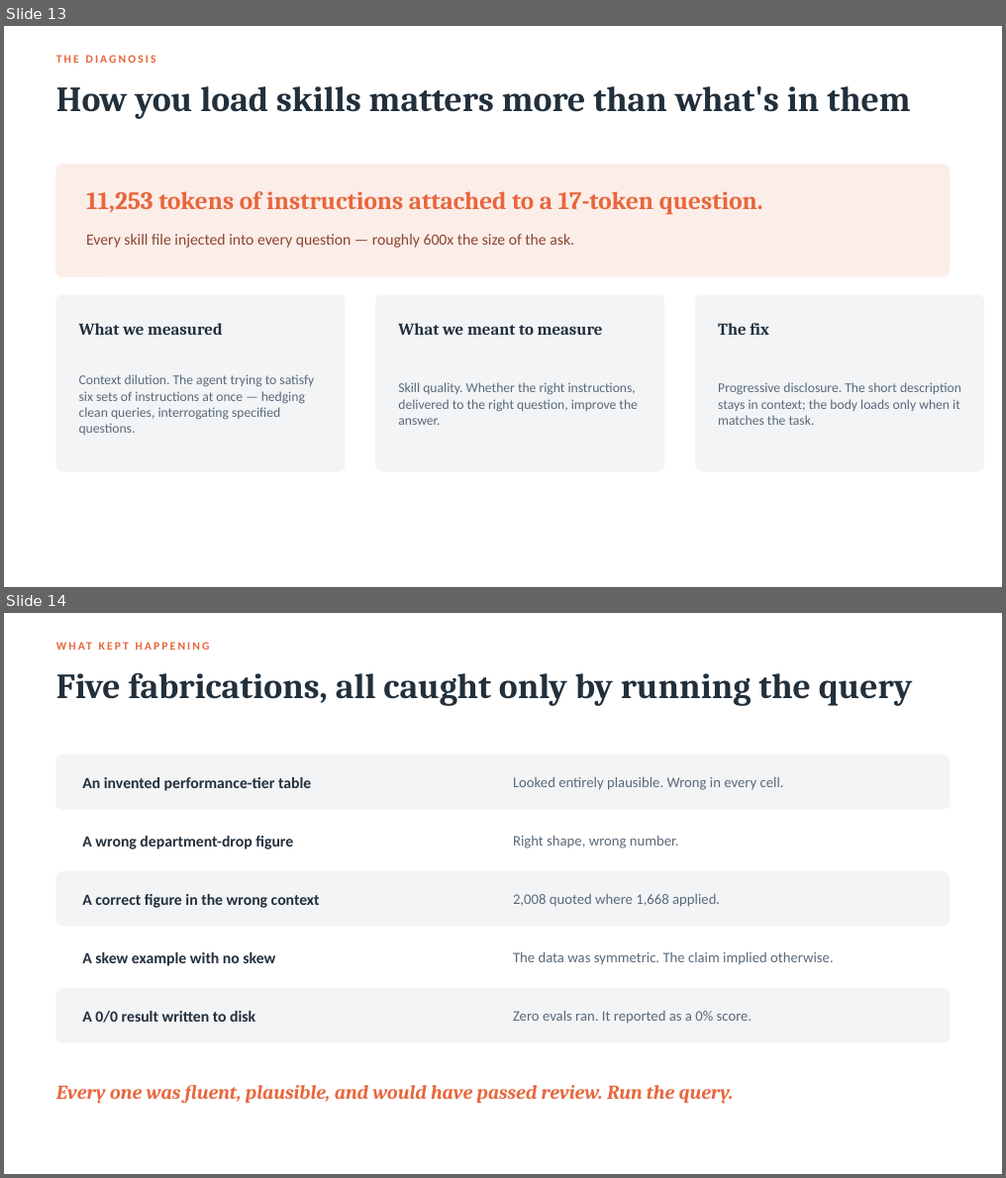
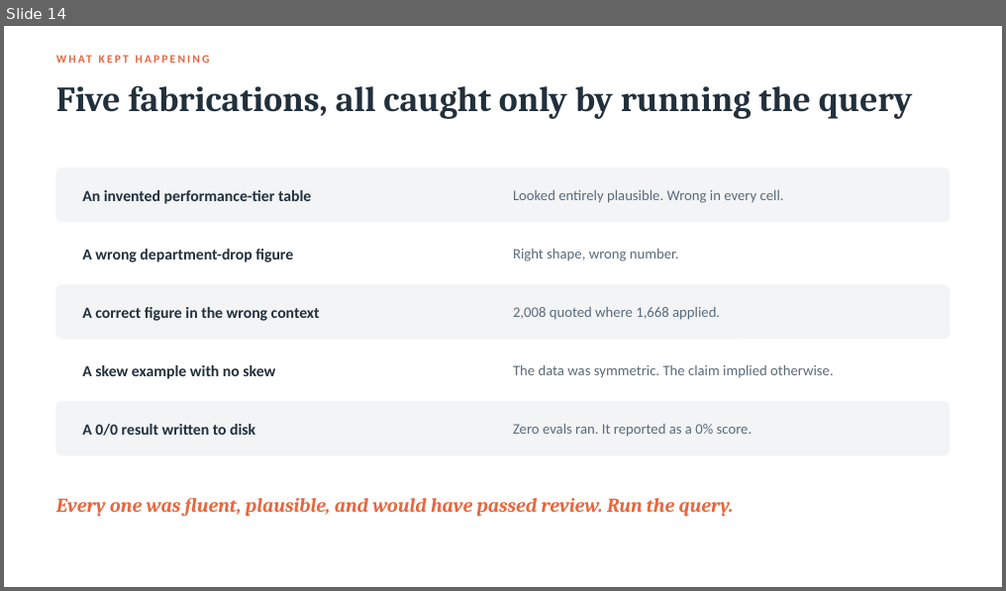
Before and after one commit to RobStilson/analytics-skills, a slide deck: vibe-analytics-workshop.pptx. Shown one above the other, each under a label of ours: slides 13 and 14 before the commit, slide 14 after it. The pictures are 1006x1178 and 1006x591 pixels, drawn with LibreOffice and Linux fonts; fonts in the diff are those of the drawing. Boxes give left, top, right and bottom in pixels: in the first picture for what was removed or moved away, otherwise in the second. Text is boxed around its words. In the diff, an @@ line names an element or a change of style, - is before the commit and + after.

Commit message:
Parallelize eval runner; fix per-slice skill loading; update handoff
The runner was injecting all six SKILL.md bodies into every question
(11,253 tokens against a 17-token ask), which measured context dilution
rather than skill quality. Skills mode now loads only the skill under
test per slice; --load-all preserves the old all-skills behavior since
that contrast is itself a finding. Adds --workers and --max-turns.

```diff
--- a/vibe-analytics-workshop.pptx
+++ b/vibe-analytics-workshop.pptx
@@ slide 13 removed at (4, 26, 1002, 587), background #FFFFFF @@
@@ text removed at (56, 55, 156, 63) @@
-THE DIAGNOSIS
@@ text removed at (56, 86, 910, 119) @@
-How you load skills matters more than what's in them
@@ rounded rectangle removed at (56, 165, 949, 276) @@
@@ text removed at (86, 191, 763, 215) @@
-11,253 tokens of instructions attached to a 17-token question.
@@ text removed at (86, 234, 574, 248) @@
-Every skill file injected into every question — roughly 600x the size of the ask.
@@ rounded rectangle removed at (56, 295, 345, 472) @@
@@ rounded rectangle removed at (376, 295, 664, 472) @@
@@ rounded rectangle removed at (696, 295, 984, 472) @@
@@ text removed at (79, 323, 222, 335) @@
-What we measured
@@ text removed at (398, 323, 603, 335) @@
-What we meant to measure
@@ text removed at (718, 323, 769, 335) @@
-The fix
@@ text removed at (79, 374, 314, 435) @@
-Context dilution. The agent trying to satisfy six sets of instructions at once — hedging clean queries, interrogating specified questions.
@@ text removed at (398, 382, 637, 425) @@
-Skill quality. Whether the right instructions, delivered to the right question, improve the answer.
@@ text removed at (718, 382, 961, 425) @@
-Progressive disclosure. The short description stays in context; the body loads only when it matches the task.
```
Also in this commit, not shown: 2 slides added, 1 other slide removed, 7 other files.
